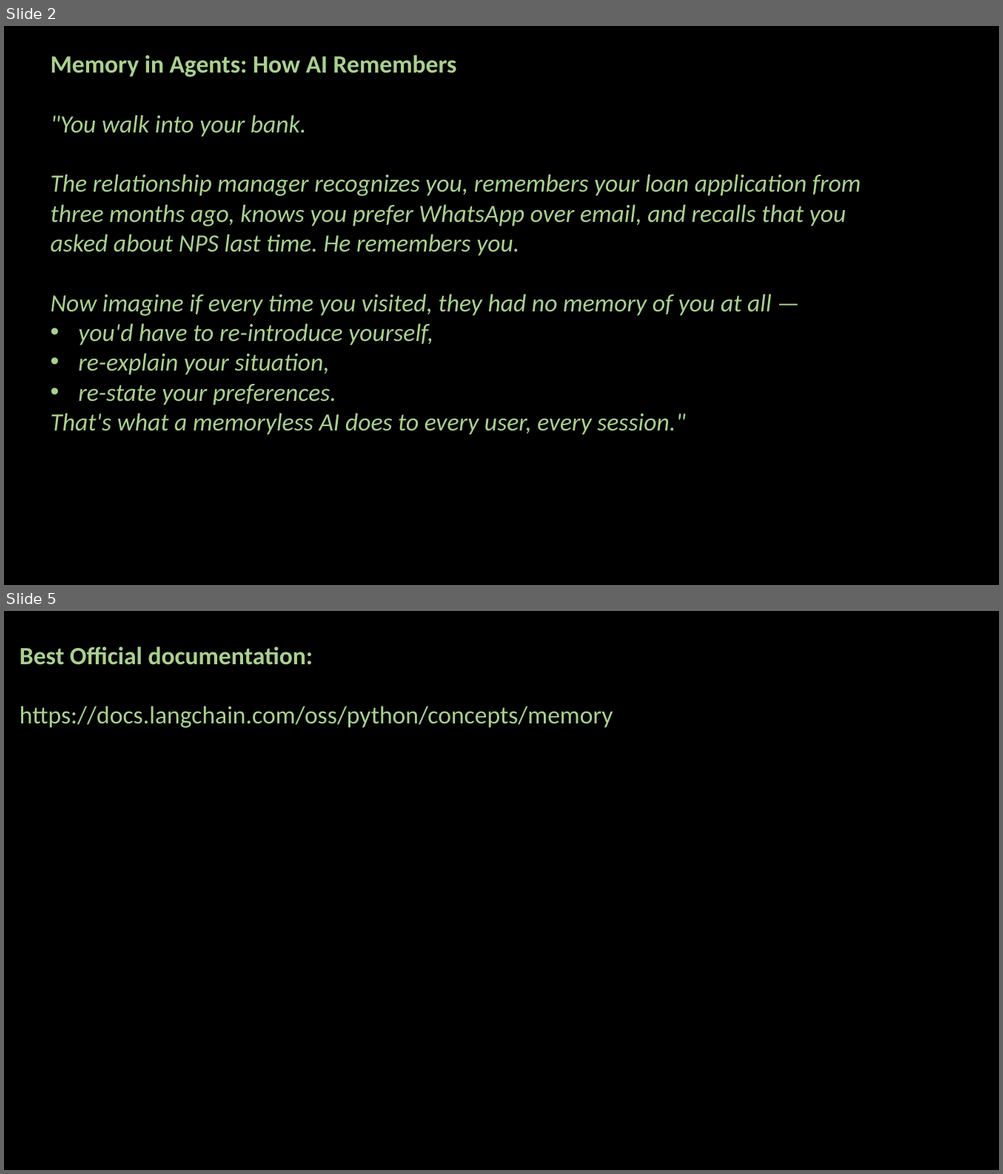
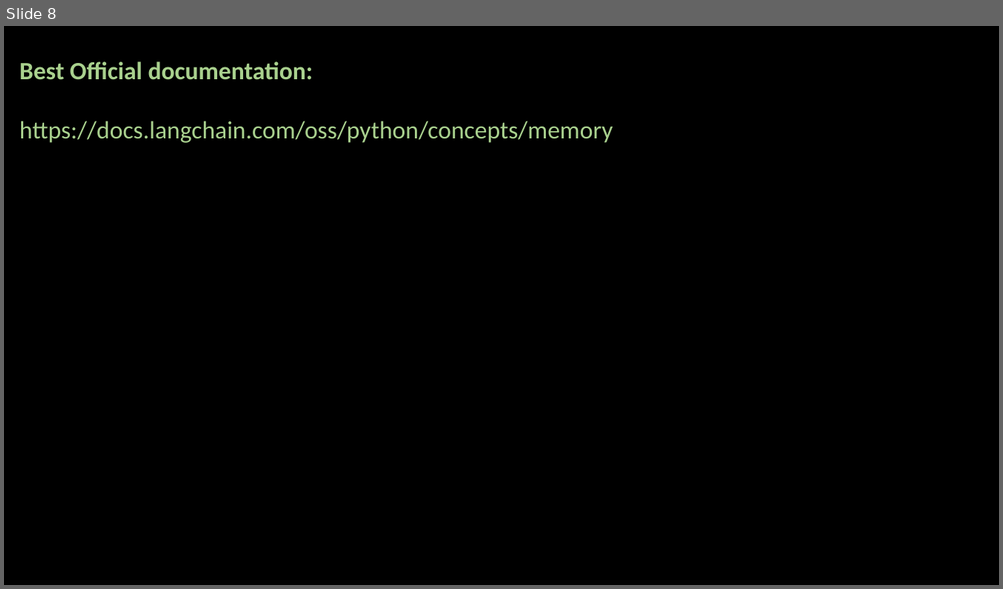
Before and after one commit to ash322ash422/youtube, a slide deck: AgenticAI/2-Core-Concepts/4_memory_in_agents.pptx. Shown one above the other, each under a label of ours: slides 2 and 5 before the commit, slide 8 after it; the slides between them are not shown. The pictures are 1003x1174 and 1003x589 pixels, drawn with LibreOffice and Linux fonts; fonts in the diff are those of the drawing; background and template pictures are left out. Boxes give left, top, right and bottom in pixels: in the first picture for what was removed or moved away, otherwise in the second. Text is boxed around its words. In the diff, an @@ line names an element or a change of style, - is before the commit and + after.

```diff
--- a/AgenticAI/2-Core-Concepts/4_memory_in_agents.pptx
+++ b/AgenticAI/2-Core-Concepts/4_memory_in_agents.pptx
@@ slide 2 removed at [4,26,999,585], background #000000 @@
@@ text removed at [51,55,861,435] @@
-Memory in Agents: How AI Remembers
-"You walk into your bank.
-The relationship manager recognizes you, remembers your loan application from three months ago, knows you prefer WhatsApp over email, and recalls that you asked about NPS last time. He remembers you.
-Now imagine if every time you visited, they had no memory of you at all —
-• you'd have to re-introduce yourself,
-• re-explain your situation,
-• re-state your preferences.
-That's what a memoryless AI does to every user, every session."
@@ what was slide 5 is now slide 8 @@
```
Also in this commit, not shown: 2 slides changed, 4 slides added, 27 other files.
